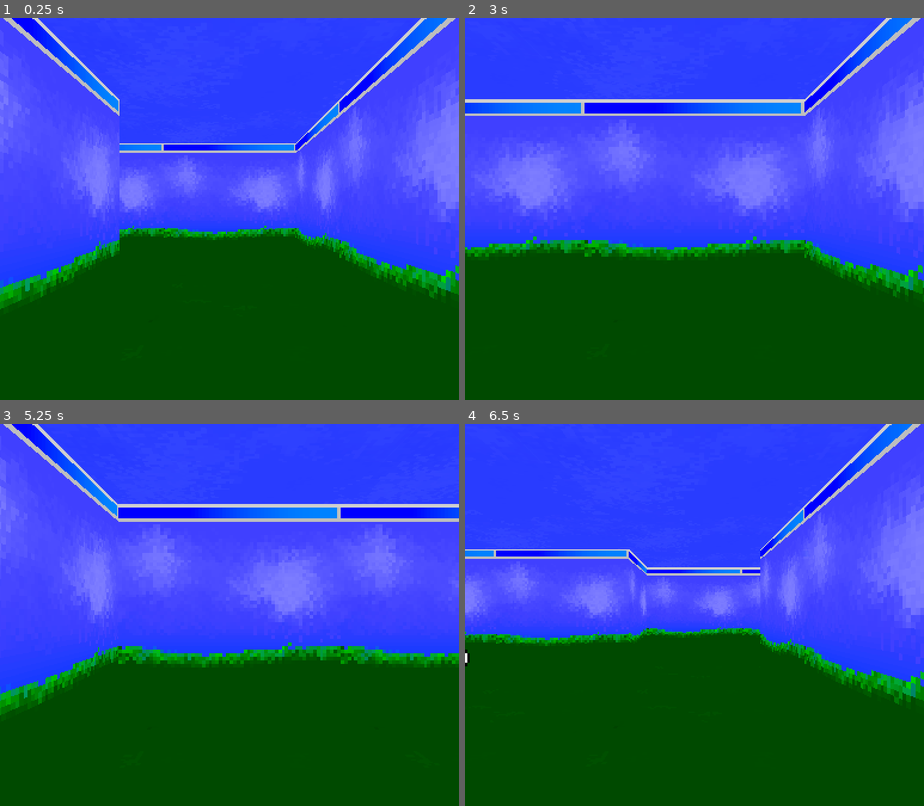
Above: before the commit, frames 1-4 (two rows, left to right).
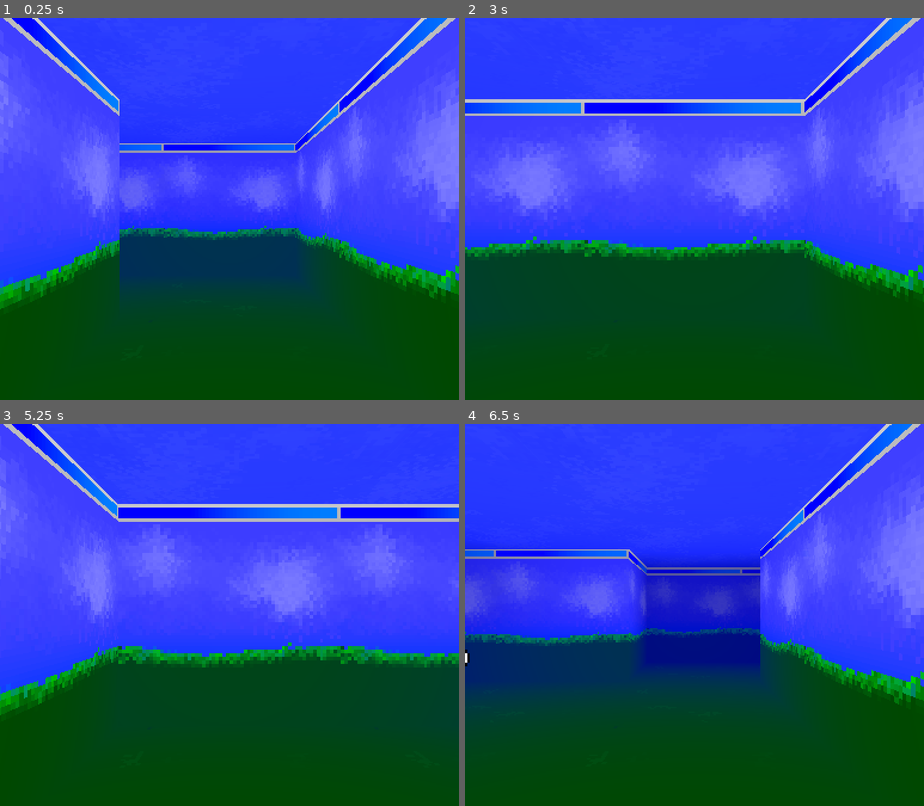
Above: after the commit, the same moments.

Repository: samiser/y2k-crawler
Game: Godot game, scene res://main.tscn
Same seed, same stepped clock (60 frames per second), same inputs: the game is played once before the commit and once after it.
Inputs (mouse positions are in pixels of both pictures, inside the frame that each line leads up to):
- Up to frame 1 (0.25 s): no input
- Up to frame 2 (3 s): tap Enter at 0.5, 2 s; move the mouse to (795, 189) at 0.52 s; hold D (right) 0.53-1.28 s; click (795, 189) at 0.67 s; tap Space at 1.25, 2.75 s; move the mouse to (602, 228) at 1.27 s; hold S (back) 1.28-2.03 s; move the mouse to (740, 124) at 2.02 s; hold D (right) 2.03-2.78 s; move the mouse to (671, 285) at 2.77 s; hold W (forward) from 2.78 s (still down); click (671, 285) at 2.92 s
- Up to frame 3 (5.25 s): move the mouse to (367, 672) at 3.52 s; release W (forward) at 3.53 s; hold A (left) 3.53-5.03 s; move the mouse to (91, 557) at 4.27 s; tap Enter at 5 s; move the mouse to (252, 615) at 5.02 s; hold S (back) from 5.03 s (still down); click (252, 615) at 5.17 s
- Up to frame 4 (6.5 s): move the mouse to (625, 519) at 5.77 s; release S (back) at 5.78 s; hold D (right) from 5.78 s (still down)

The runs differ from the first frame. In frame 1, 14% of the frame differs, in the area x 23-77%, y 29-83%; in frame 2, 16%; in frame 3, 16%; in frame 4, 29%, in the area x 0-77%, y 29-87%.

Commit message:
added fog

Diff:
--- a/main.tscn
+++ b/main.tscn
@@ -7,6 +7,14 @@
 
 [sub_resource type="Environment" id="Environment_0xm2m"]
 background_mode = 1
+fog_enabled = true
+fog_mode = 1
+fog_light_color = Color(0, 0, 0.23137255, 1)
+fog_light_energy = 4.4
+fog_density = 1.0
+fog_depth_curve = 2.0705302
+fog_depth_begin = 0.0
+fog_depth_end = 9.0
 adjustment_enabled = true
 adjustment_contrast = 1.07
 adjustment_saturation = 1.31
